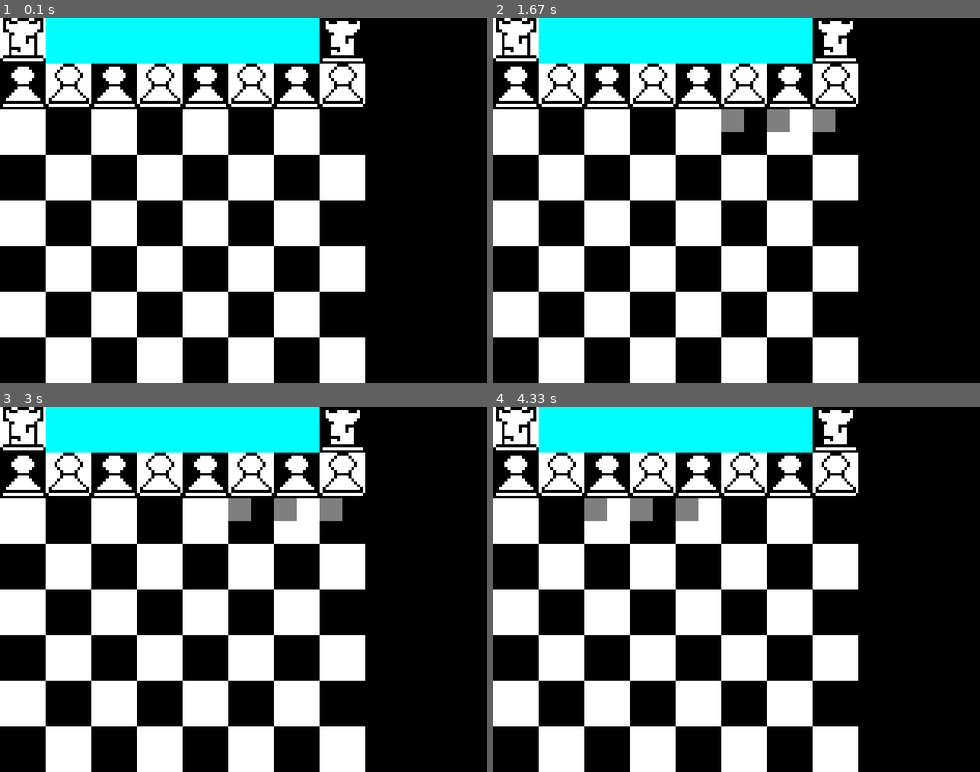
Above: before the commit, frames 1-4 (two rows, left to right).
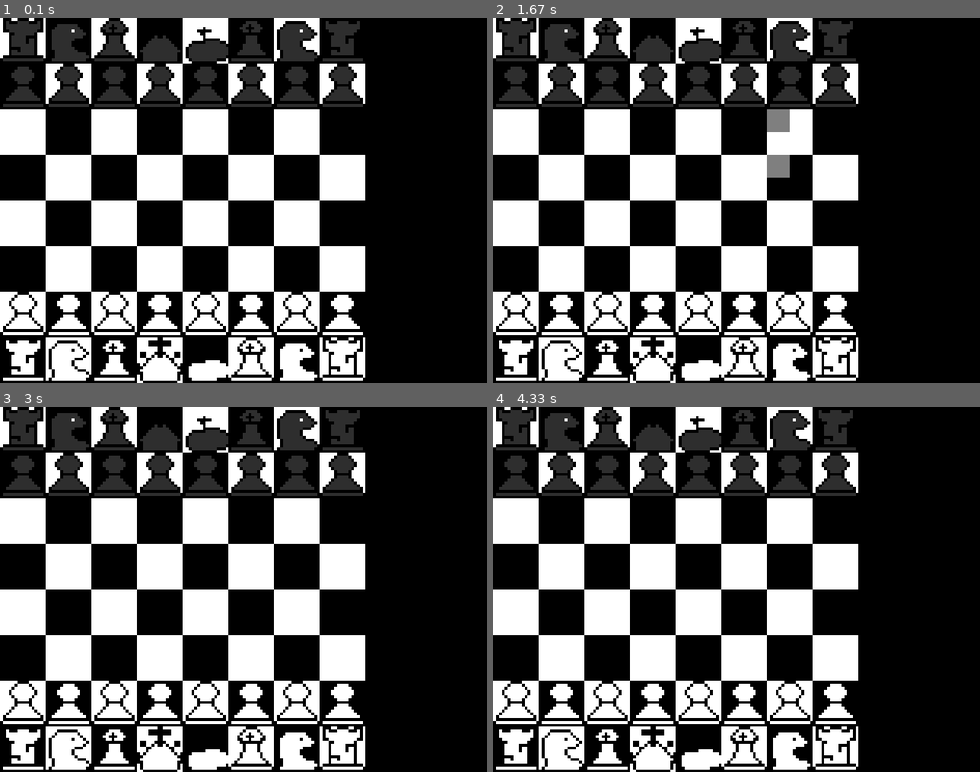
Above: after the commit, the same moments.

Repository: NikolasDaynard/Pygame-chess
Game: pygame game, started from chess.py
Same seed, same stepped clock (60 frames per second), same inputs: the game is played once before the commit and once after it.
Inputs (mouse positions are in pixels of both pictures, inside the frame that each line leads up to):
- Up to frame 1 (0.1 s): no input
- Up to frame 2 (1.67 s): click (736, 200) at 0.38 s; click (809, 72) at 1.27 s; move the mouse to (619, 127) at 1.5 s
- Up to frame 3 (3 s): click (126, 516) at 1.68 s; click (219, 684) at 2.22 s; move the mouse to (428, 728) at 2.57 s; click (428, 728) at 2.82 s
- Up to frame 4 (4.33 s): move the mouse to (658, 469) at 3.23 s; click (658, 469) at 3.52 s; move the mouse to (887, 582) at 3.82 s; click (887, 582) at 4.13 s

The runs differ from the first frame. In frame 1, 17% of the frame differs, in the area x 0-75%, y 0-100%; in frame 2, 18%; in frame 3, 18%; in frame 4, 18%.

Commit message:
New sprites + capturing (immedite win) and better collision

Diff:
--- a/drawChess.py
+++ b/drawChess.py
@@ -6,7 +6,9 @@
 class chessBoard:
     playPieces = [
                 pieces.Rook("black", 0, 0), pieces.Knight("black", 1, 0), pieces.Bishop("black", 2, 0), pieces.Queen("black", 3, 0), pieces.King("black", 4, 0), pieces.Bishop("black", 5, 0), pieces.Knight("black", 6, 0), pieces.Rook("black", 7, 0),
-                pieces.Pawn("black", 0, 1), pieces.Pawn("black", 1, 1), pieces.Pawn("black", 2, 1), pieces.Pawn("black", 3, 1), pieces.Pawn("black", 4, 1), pieces.Pawn("black", 5, 1), pieces.Pawn("black", 6, 1), pieces.Pawn("black", 7, 1)
+                pieces.Pawn("black", 0, 1), pieces.Pawn("black", 1, 1), pieces.Pawn("black", 2, 1), pieces.Pawn("black", 3, 1), pieces.Pawn("black", 4, 1), pieces.Pawn("black", 5, 1), pieces.Pawn("black", 6, 1), pieces.Pawn("black", 7, 1),
+                pieces.Rook("white", 0, 7), pieces.Knight("white", 1, 7), pieces.Bishop("white", 2, 7), pieces.Queen("white", 3, 7), pieces.King("white", 4, 7), pieces.Bishop("white", 5, 7), pieces.Knight("white", 6, 7), pieces.Rook("white", 7, 7),
+                pieces.Pawn("white", 0, 6), pieces.Pawn("white", 1, 6), pieces.Pawn("white", 2, 6), pieces.Pawn("white", 3, 6), pieces.Pawn("white", 4, 6), pieces.Pawn("white", 5, 6), pieces.Pawn("white", 6, 6), pieces.Pawn("white", 7, 6)
                 ]
 
     selectedSpace = (-1, -1)
@@ -15,21 +17,37 @@
 
     def click(self, x, y):
         clickedPiece = False
+        selectedPiece = None
+        for piece in self.playPieces:
+            if piece.x == self.selectedSpace[0] and piece.y == self.selectedSpace[1]:
+                selectedPiece = piece
+
+        if selectedPiece != None:
+            visibleTiles = selectedPiece.getVisibleTiles(self.playPieces)
+        else:
+            visibleTiles = [[None for _ in range(8)] for _ in range(8)]
+
+
+
         for piece in self.playPieces:
             if (piece.x * helpers.boardSpaceSize) < x and (piece.x * helpers.boardSpaceSize) + helpers.boardSpaceSize > x and (piece.y * helpers.boardSpaceSize) < y and (piece.y * helpers.boardSpaceSize) + helpers.boardSpaceSize > y:
+                if visibleTiles[piece.x][piece.y] != None:
+                    piece.x = None
+                    selectedPiece.x = piece.x
+                    selectedPiece.y = piece.y
+
                 self.selectedSpace = (piece.x, piece.y)
                 clickedPiece = True
 
         if not clickedPiece:
-            for piece in self.playPieces:
-                if piece.x == self.selectedSpace[0] and piece.y == self.selectedSpace[1]:
-                    visibleTiles = piece.getVisibleTiles(self.playPieces)
-                    for i in range(8):
-                        for j in range(8):
-                            if visibleTiles[i][j] == True:
-                                if (i * helpers.boardSpaceSize) < x and (i * helpers.boardSpaceSize) + helpers.boardSpaceSize > x and (j * helpers.boardSpaceSize) < y and (j * helpers.boardSpaceSize) + helpers.boardSpaceSize > y:
-                                    piece.x = i
-                                    piece.y = j
+            for i in range(8):
+                for j in range(8):
+                    if visibleTiles[i][j] == True:
+                        if (i * helpers.boardSpaceSize) < x and (i * helpers.boardSpaceSize) + helpers.boardSpaceSize > x and (j * helpers.boardSpaceSize) < y and (j * helpers.boardSpaceSize) + helpers.boardSpaceSize > y:
+                            visibleTiles[i][j] = None
+                            selectedPiece.x = i
+                            selectedPiece.y = j
+            self.selectedSpace = (-1, -1)
 
 
 
--- a/helpers.py
+++ b/helpers.py
@@ -5,15 +5,16 @@
 def is_in_bounds(x, y):
     return 0 <= x < 8 and 0 <= y < 8
 
-def checkLineTile(directions, x, y, pieces):
+def checkLineTile(directions, x, y, color, pieces):
     chessboard = [[None for _ in range(8)] for _ in range(8)]
 
     for dx, dy in directions:
         nx, ny = x + dx, y + dy
         while helpers.is_in_bounds(nx, ny):
-            if any(piece.x == nx and piece.y == ny for piece in pieces):
+            piece = next((piece for piece in pieces if piece.x == nx and piece.y == ny), None)
+            if piece:
                 # check if tile is capturable
-                # chessboard[nx][ny] = True
+                chessboard[nx][ny] = piece.color != color
                 break
             chessboard[nx][ny] = True
             nx += dx
--- a/pieces.py
+++ b/pieces.py
@@ -17,7 +17,10 @@
         print("not done")
 
     def render(self, screen, imagerenderer):
-        imagerenderer.renderImage(screen, 'aesprites/rookwhite.png', self.x * helpers.boardSpaceSize, self.y * helpers.boardSpaceSize, helpers.boardSpaceSize, helpers.boardSpaceSize)
+        if self.color == "white":
+            imagerenderer.renderImage(screen, 'aesprites/rookwhite.png', self.x * helpers.boardSpaceSize, self.y * helpers.boardSpaceSize, helpers.boardSpaceSize, helpers.boardSpaceSize)
+        else:
+            imagerenderer.renderImage(screen, 'aesprites/rookblack.png', self.x * helpers.boardSpaceSize, self.y * helpers.boardSpaceSize, helpers.boardSpaceSize, helpers.boardSpaceSize)
 
     def getVisibleTiles(self, pieces):
         directions = [
@@ -25,7 +28,7 @@
                     (0, 1), (0, -1),  # Vertical
                 ]
 
-        return helpers.checkLineTile(directions, self.x, self.y, pieces)
+        return helpers.checkLineTile(directions, self.x, self.y, self.color, pieces)
 
 
 class Knight(Piece):
@@ -37,8 +40,10 @@
         print("not done")
 
     def render(self, screen, imagerenderer):
-        color = (0, 255, 255)
-        pygame.draw.rect(screen, color, (self.x * helpers.boardSpaceSize, self.y * helpers.boardSpaceSize, helpers.boardSpaceSize, helpers.boardSpaceSize))
+        if self.color == "white":
+            imagerenderer.renderImage(screen, 'aesprites/whiteknight.png', self.x * helpers.boardSpaceSize, self.y * helpers.boardSpaceSize, helpers.boardSpaceSize, helpers.boardSpaceSize)
+        else:
+            imagerenderer.renderImage(screen, 'aesprites/blackknight.png', self.x * helpers.boardSpaceSize, self.y * helpers.boardSpaceSize, helpers.boardSpaceSize, helpers.boardSpaceSize)
 
     def getVisibleTiles(self, pieces):
         chessboard = [[None for _ in range(8)] for _ in range(8)]
@@ -67,14 +72,16 @@
         print("not done")
 
     def render(self, screen, imagerenderer):
-        color = (0, 255, 255)
-        pygame.draw.rect(screen, color, (self.x * helpers.boardSpaceSize, self.y * helpers.boardSpaceSize, helpers.boardSpaceSize, helpers.boardSpaceSize))
+        if self.color == "white":
+            imagerenderer.renderImage(screen, 'aesprites/whitebishop.png', self.x * helpers.boardSpaceSize, self.y * helpers.boardSpaceSize, helpers.boardSpaceSize, helpers.boardSpaceSize)
+        else:
+            imagerenderer.renderImage(screen, 'aesprites/blackbishop.png', self.x * helpers.boardSpaceSize, self.y * helpers.boardSpaceSize, helpers.boardSpaceSize, helpers.boardSpaceSize)
     def getVisibleTiles(self, pieces):
         directions = [
                     (1, 1), (-1, -1), (1, -1), (-1, 1)  # Diagonal
                 ]
 
-        return helpers.checkLineTile(directions, self.x, self.y, pieces)
+        return helpers.checkLineTile(directions, self.x, self.y, self.color, pieces)
 
 class Queen(Piece):
     def __init__(self, color, x, y):
@@ -85,8 +92,10 @@
         print("not done")
 
     def render(self, screen, imagerenderer):
-        color = (0, 255, 255)
-        pygame.draw.rect(screen, color, (self.x * helpers.boardSpaceSize, self.y * helpers.boardSpaceSize, helpers.boardSpaceSize, helpers.boardSpaceSize))
+        if self.color == "white":
+            imagerenderer.renderImage(screen, 'aesprites/whitequeen.png', self.x * helpers.boardSpaceSize, self.y * helpers.boardSpaceSize, helpers.boardSpaceSize, helpers.boardSpaceSize)
+        else:
+            imagerenderer.renderImage(screen, 'aesprites/blackqueen.png', self.x * helpers.boardSpaceSize, self.y * helpers.boardSpaceSize, helpers.boardSpaceSize, helpers.boardSpaceSize)
 
     def getVisibleTiles(self, pieces):
         directions = [
@@ -95,7 +104,7 @@
                     (1, 1), (-1, -1), (1, -1), (-1, 1)  # Diagonal
                 ]
 
-        return helpers.checkLineTile(directions, self.x, self.y, pieces)
+        return helpers.checkLineTile(directions, self.x, self.y, self.color, pieces)
 
 class King(Piece):
     def __init__(self, color, x, y):
@@ -106,8 +115,10 @@
         print("not done")
 
     def render(self, screen, imagerenderer):
-        color = (0, 255, 255)
-        pygame.draw.rect(screen, color, (self.x * helpers.boardSpaceSize, self.y * helpers.boardSpaceSize, helpers.boardSpaceSize, helpers.boardSpaceSize))
+        if self.color == "white":
+            imagerenderer.renderImage(screen, 'aesprites/whiteking.png', self.x * helpers.boardSpaceSize, self.y * helpers.boardSpaceSize, helpers.boardSpaceSize, helpers.boardSpaceSize)
+        else:
+            imagerenderer.renderImage(screen, 'aesprites/blackking.png', self.x * helpers.boardSpaceSize, self.y * helpers.boardSpaceSize, helpers.boardSpaceSize, helpers.boardSpaceSize)
 
     def getVisibleTiles(self, pieces):
         chessboard = [[None for _ in range(8)] for _ in range(8)]
@@ -137,15 +148,26 @@
         print("not done")
 
     def render(self, screen, imagerenderer):
-        imagerenderer.renderImage(screen, 'aesprites/whitepawn.png', self.x * helpers.boardSpaceSize, self.y * helpers.boardSpaceSize, helpers.boardSpaceSize, helpers.boardSpaceSize)
+        if self.color == "white":
+            imagerenderer.renderImage(screen, 'aesprites/whitepawn.png', self.x * helpers.boardSpaceSize, self.y * helpers.boardSpaceSize, helpers.boardSpaceSize, helpers.boardSpaceSize)
+        else:
+            imagerenderer.renderImage(screen, 'aesprites/blackpawn.png', self.x * helpers.boardSpaceSize, self.y * helpers.boardSpaceSize, helpers.boardSpaceSize, helpers.boardSpaceSize)
 
     def getVisibleTiles(self, pieces):
         chessboard = [[None for _ in range(8)] for _ in range(8)]
 
         # not gonna pretend these are ordered
-        accessibleTileOffsets = [(1, 0), (-1, 0), (1, 1), (-1, -1),
-                                (0, 1), (0, -1), (1, -1), (-1, 1)
+        accessibleTileOffsets = []
+        if self.color == "white":
+            accessibleTileOffsets = [(0, -1)
                                 ]
+            if self.y == 6:
+                accessibleTileOffsets += [(0, -2)]
+        else:
+            accessibleTileOffsets = [(0, 1)
+                                ]
+            if self.y == 1:
+                accessibleTileOffsets += [(0, 2)]
 
         for offset in accessibleTileOffsets:
             for piece in pieces:
Binary file added: aesprites/blackbishop.png
Binary file added: aesprites/blackking.png
Binary file added: aesprites/blackknight.png
Binary file added: aesprites/blackpawn.png
Binary file added: aesprites/blackqueen.png
Binary file added: aesprites/rookblack.png
Binary file added: aesprites/whitebishop.png
Binary file added: aesprites/whiteking.png
Binary file added: aesprites/whiteknight.png
Binary file added: aesprites/whitequeen.png
Not shown, added: aesprites/whitebishop.aseprite
Not shown, added: aesprites/whiteking.aseprite
(and 2 more such lines)
